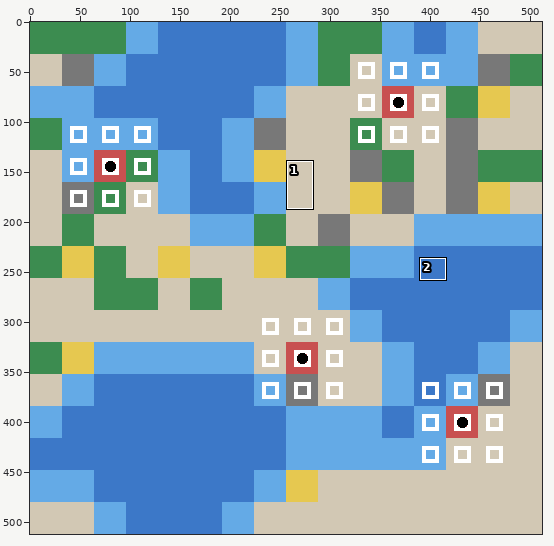
Two states of a sprite sheet, pol_env/Tribes/img_step_0.png. The picture above shows the old version from afar; the outline marks the close-up.
Close-up. Old version:
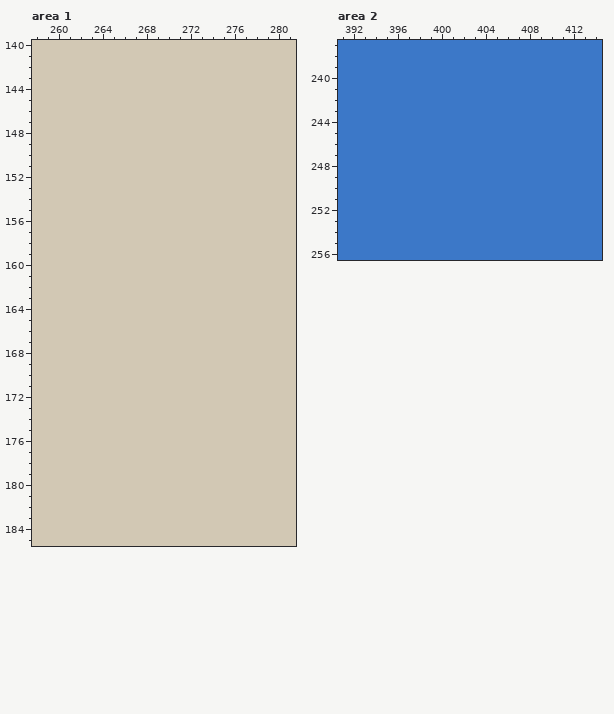
The file is 512x512 pixels. Colours within 5 levels of each other are drawn and written as one. Shown: area 1: x 258..281, y 140..185; area 2: x 391..414, y 237..256. The commit also changed other parts of the picture, which this record leaves out.
Once edited:
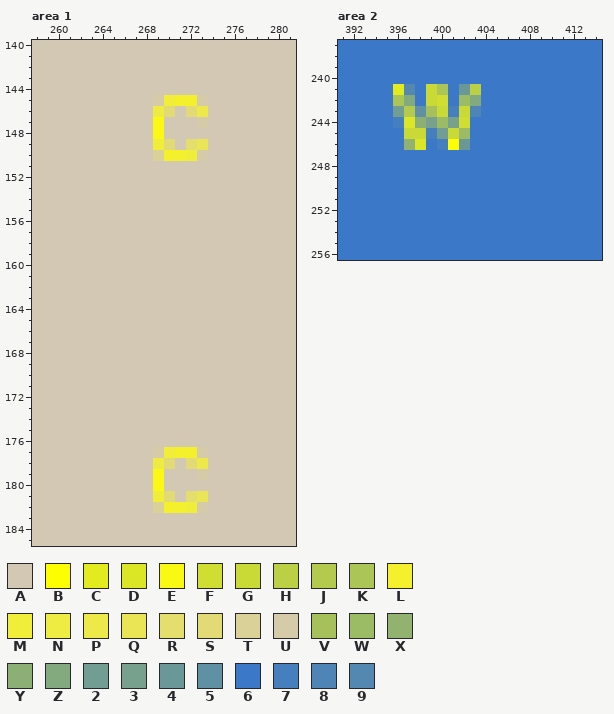
Palette (. is transparent): A #d2c8b4  B #fefe02  C #e2eb1e  D #dbe625  E #faf913  F #d0de31  G #c9da37  H #bcd045  J #b3ca4e  K #abc556  L #f4f12c  M #f1ee39  N #eeeb42  P #ede949  Q #eae555  R #e4de6d  S #e2db75  T #d9d198  U #d5cba9  V #a6c15c  W #9cbb65  X #92b370  Y #8caf76  Z #83a97f  2 #719d92  3 #77a18c  4 #6a9899  5 #5f90a4  6 #3c78c8  7 #467fbe  8 #4e84b6  9 #5488b0
Changes in this commit:
{"where": "area 1"}
{"y":145,"x":269,"old":"AAAAA","new":"UMLLU"}
{"y":146,"x":269,"old":"AA","new":"NS"}
{"y":146,"x":272,"old":"AA","new":"SP"}
{"y":147,"x":269,"old":"A","new":"E"}
{"y":147,"x":273,"old":"A","new":"U"}
{"y":148,"x":269,"old":"A","new":"E"}
{"y":149,"x":269,"old":"AA","new":"MS"}
{"y":149,"x":272,"old":"AA","new":"RQ"}
{"y":150,"x":269,"old":"AAAAA","new":"TLLMU"}
{"y":177,"x":269,"old":"AAAAA","new":"UMLLU"}
{"y":178,"x":269,"old":"AA","new":"NS"}
{"y":178,"x":272,"old":"AA","new":"SP"}
{"y":179,"x":269,"old":"A","new":"E"}
{"y":179,"x":273,"old":"A","new":"U"}
{"y":180,"x":269,"old":"A","new":"E"}
{"y":181,"x":269,"old":"AA","new":"MS"}
{"y":181,"x":272,"old":"AA","new":"RQ"}
{"y":182,"x":269,"old":"AAAAA","new":"TLLMU"}
{"where": "area 2"}
{"y":241,"x":396,"old":"66","new":"C9"}
{"y":241,"x":399,"old":"66","new":"GK"}
{"y":241,"x":402,"old":"66","new":"4H"}
{"y":242,"x":396,"old":"66","new":"KZ"}
{"y":242,"x":399,"old":"66","new":"GF"}
{"y":242,"x":402,"old":"66","new":"WZ"}
{"y":243,"x":396,"old":"66666666","new":"2J5VG7G8"}
{"y":244,"x":396,"old":"6666666","new":"7DY3W3F"}
{"y":245,"x":397,"old":"666666","new":"GG72GW"}
{"y":246,"x":397,"old":"66","new":"XD"}
{"y":246,"x":400,"old":"666","new":"7B4"}
{"label":"changed","picture_box":[153,95,208,161]}
{"label":"changed","picture_box":[153,447,208,513]}
{"label":"changed","picture_box":[393,84,481,150]}
